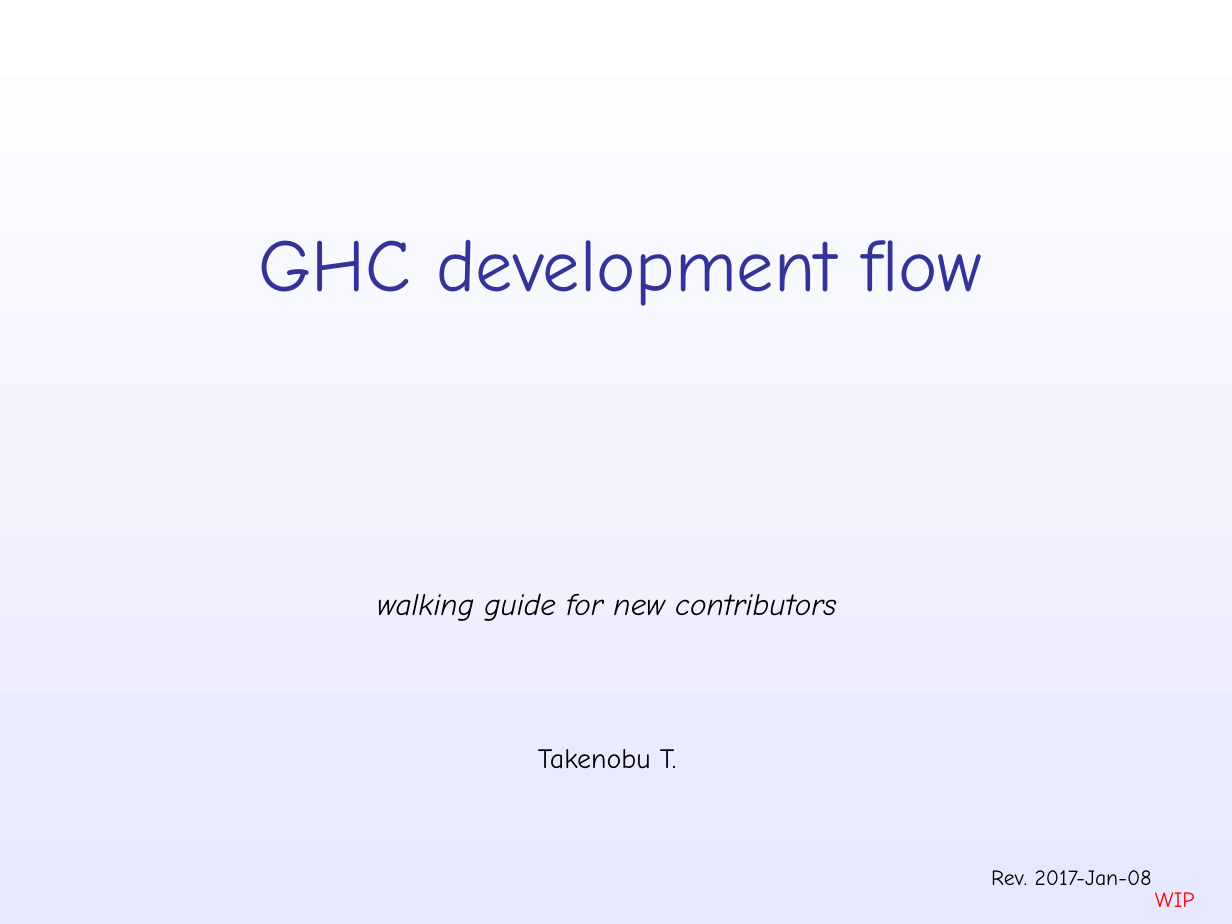
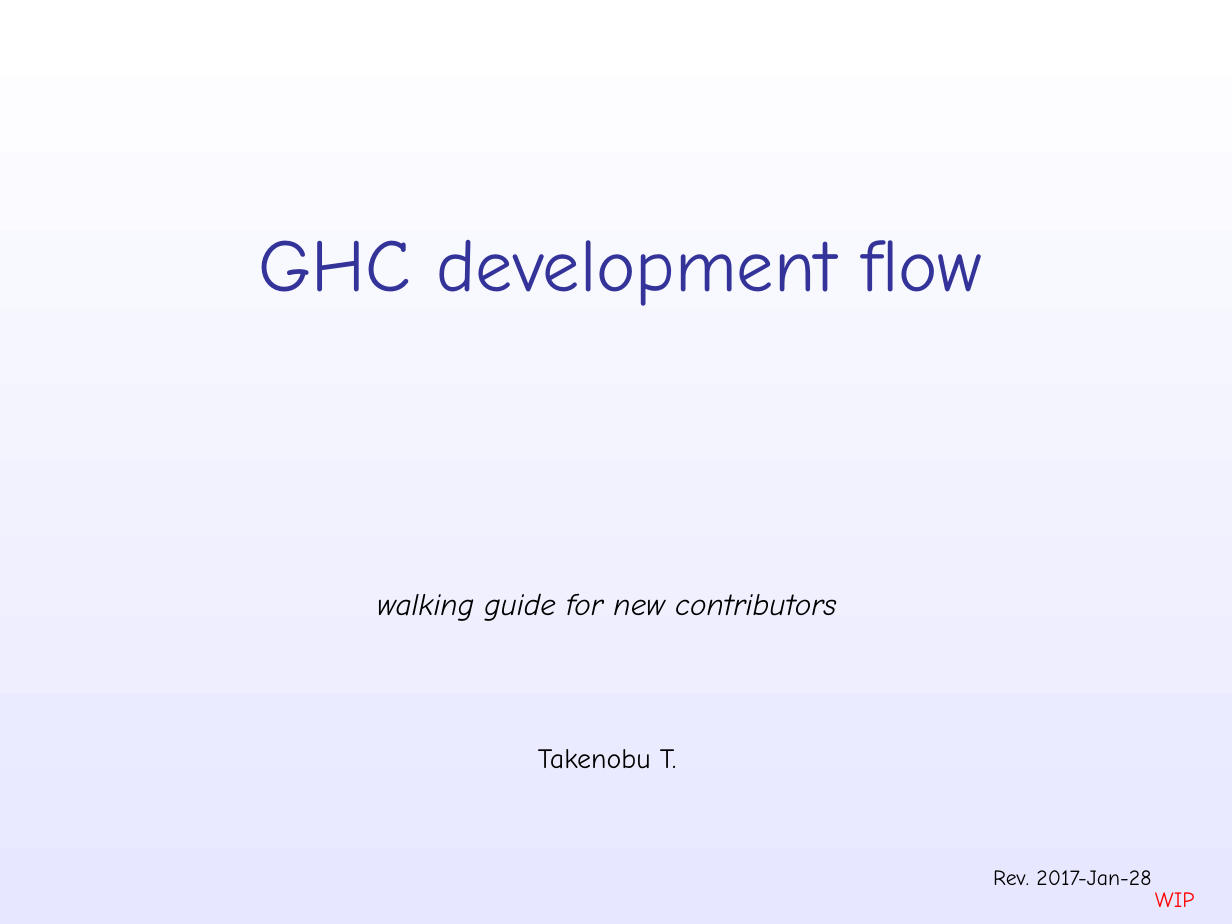
Before and after one commit to takenobu-hs/ghc-development-flow, a slide deck: slide 1 of src/ghc_development_flow.pptx. Drawn at 1232x924 pixels with LibreOffice and Linux fonts; fonts in the diff are those of the drawing. Boxes give left, top, right and bottom in pixels: in the first picture for what was removed or moved away, otherwise in the second. Text is boxed around its words. In the diff, an @@ line names an element or a change of style, - is before the commit and + after.

```diff
--- a/src/ghc_development_flow.pptx
+++ b/src/ghc_development_flow.pptx
@@ text at (993,870,1151,886): text changed @@
-Rev. 2017-Jan-08
+Rev. 2017-Jan-28
```
Also in this commit, not shown: 10 other slides changed, 2 other files.
